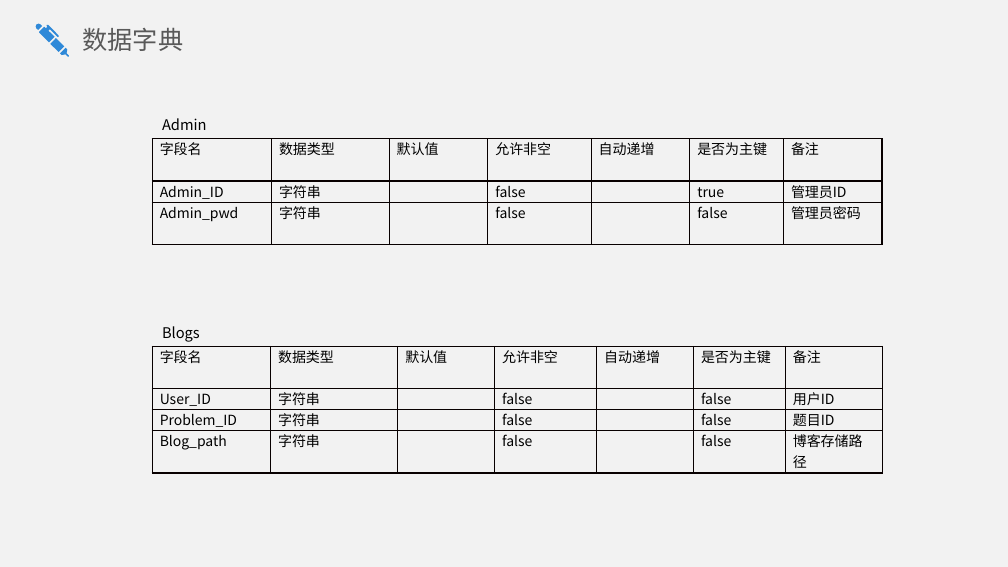
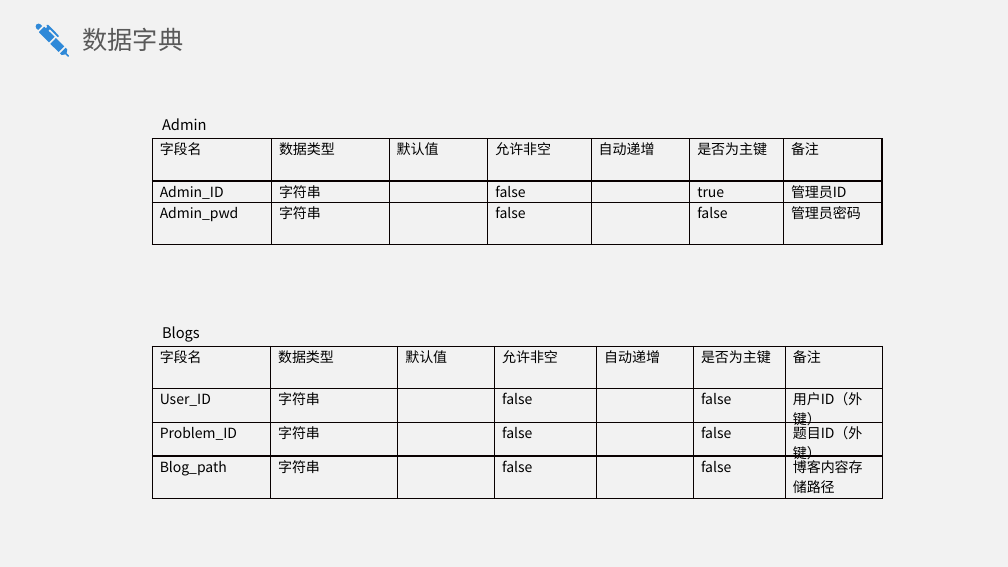
Before and after one commit to SE2020-G02/OurSudoku, a slide deck: slide 28 of SE2020-G02-需求规格说明/SRS v0.0.4.pptx. Drawn at 1008x567 pixels with LibreOffice and Linux fonts; fonts in the diff are those of the drawing. Boxes give left, top, right and bottom in pixels: in the first picture for what was removed or moved away, otherwise in the second. Text is boxed around its words. In the diff, an @@ line names an element or a change of style, - is before the commit and + after.

```diff
--- a/SE2020-G02-需求规格说明/SRS v0.0.4.pptx
+++ b/SE2020-G02-需求规格说明/SRS v0.0.4.pptx
@@ table at (152,347,881,497) @@
-row 2, column 7: 用户ID
+row 2, column 7: 用户ID（外键）
-row 3, column 7: 题目ID
+row 3, column 7: 题目ID（外键）
-row 4, column 7: 博客存储路径
+row 4, column 7: 博客内容存储路径
```
Also in this commit, not shown: 3 other slides changed, 6 other files.
